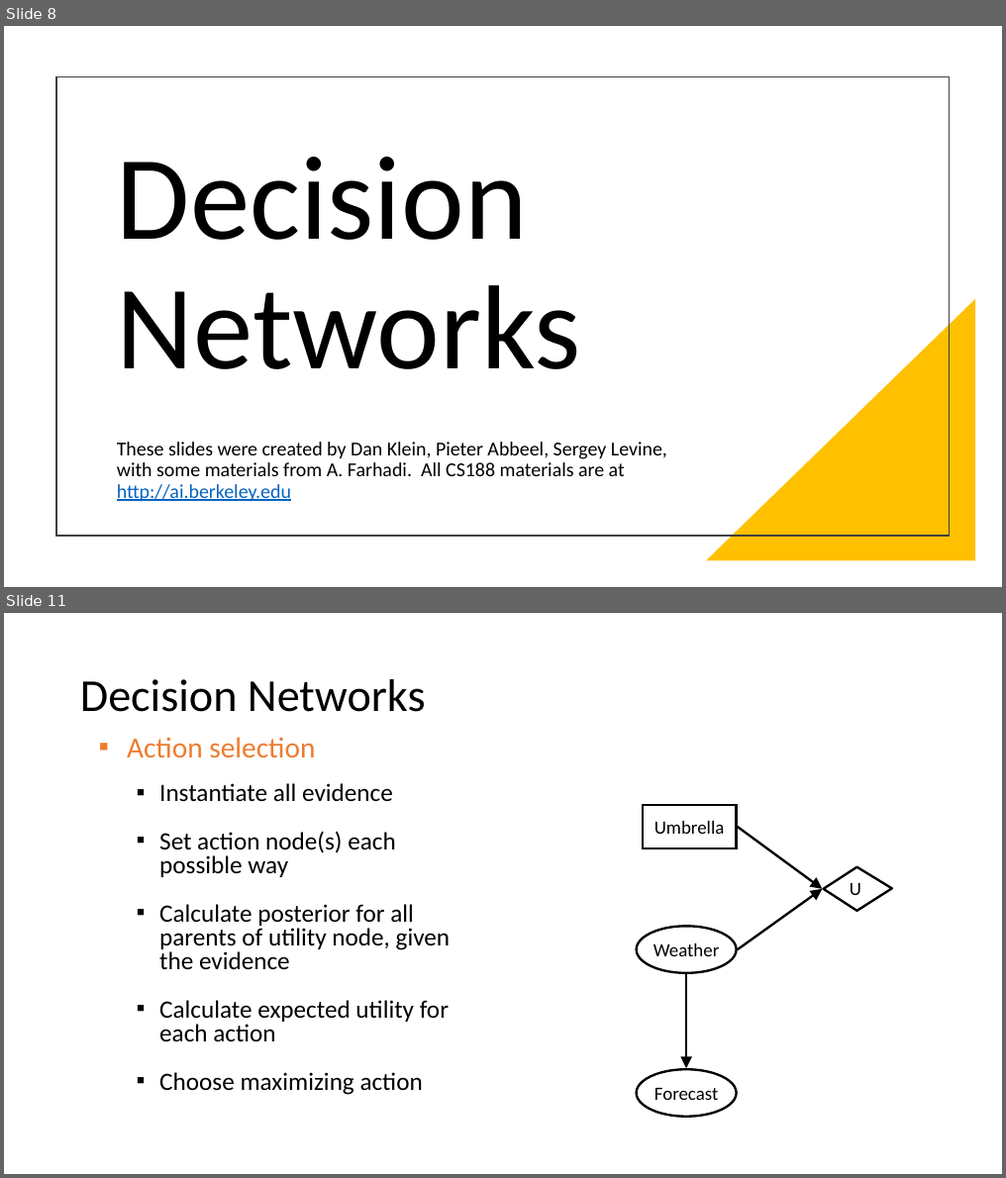
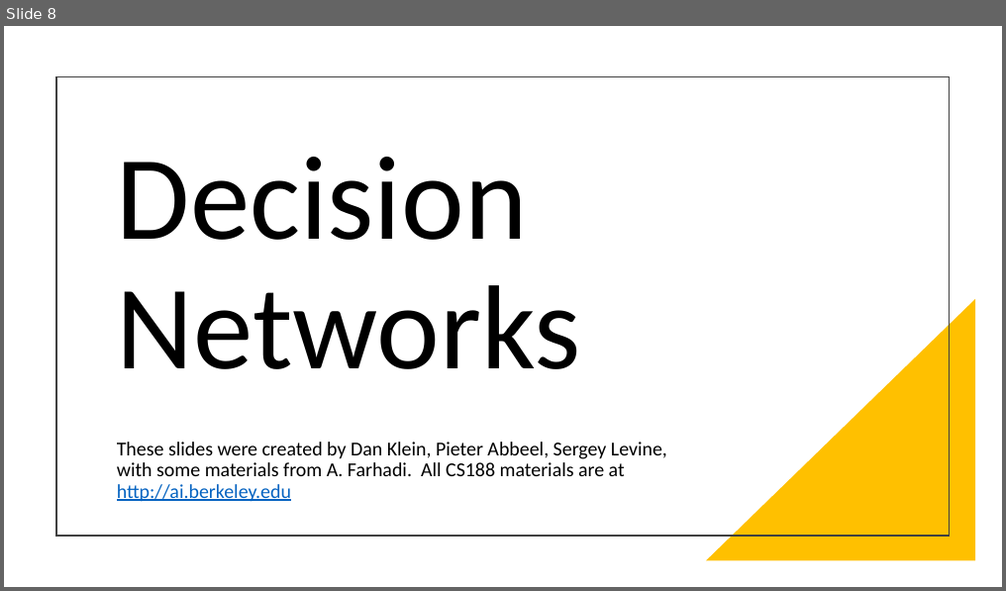
Before and after one commit to mhahsler/CS7320-AI, a slide deck: slides/16_decision_making.pptx. Shown one above the other, each under a label of ours: slides 8 and 11 before the commit, slide 8 after it; the slides between them are not shown. The pictures are 1006x1178 and 1006x591 pixels, drawn with LibreOffice and Linux fonts; fonts in the diff are those of the drawing. Boxes give left, top, right and bottom in pixels: in the first picture for what was removed or moved away, otherwise in the second. Text is boxed around its words. In the diff, an @@ line names an element or a change of style, - is before the commit and + after.

```diff
--- a/slides/16_decision_making.pptx
+++ b/slides/16_decision_making.pptx
@@ slide 11 removed at (x1=4, y1=613, x2=1002, y2=1174), background #FFFFFF @@
@@ title removed at (x1=80, y1=679, x2=426, y2=712) @@
-Decision Networks
@@ text removed at (x1=127, y1=737, x2=450, y2=1095) @@
-▪ Action selection
-  ▪ Instantiate all evidence
-  ▪ Set action node(s) each possible way
-  ▪ Calculate posterior for all parents of utility node, given the evidence
-  ▪ Calculate expected utility for each action
-  ▪ Choose maximizing action
@@ rectangle removed at (x1=643, y1=805, x2=737, y2=848) @@
-Umbrella
@@ arrow removed from (738, 827) to (823, 889) @@
@@ freeform shape removed at (x1=824, y1=867, x2=893, y2=911) @@
@@ arrow removed from (738, 950) to (823, 889) @@
@@ text removed at (x1=849, y1=883, x2=861, y2=895) @@
-U
@@ ellipse removed at (x1=637, y1=926, x2=737, y2=973) @@
-Weather
@@ arrow removed from (687, 974) to (687, 1069) @@
@@ ellipse removed at (x1=637, y1=1069, x2=737, y2=1117) @@
-Forecast
```
Also in this commit, not shown: 9 slides changed, 1 slide added, 1 other file.
